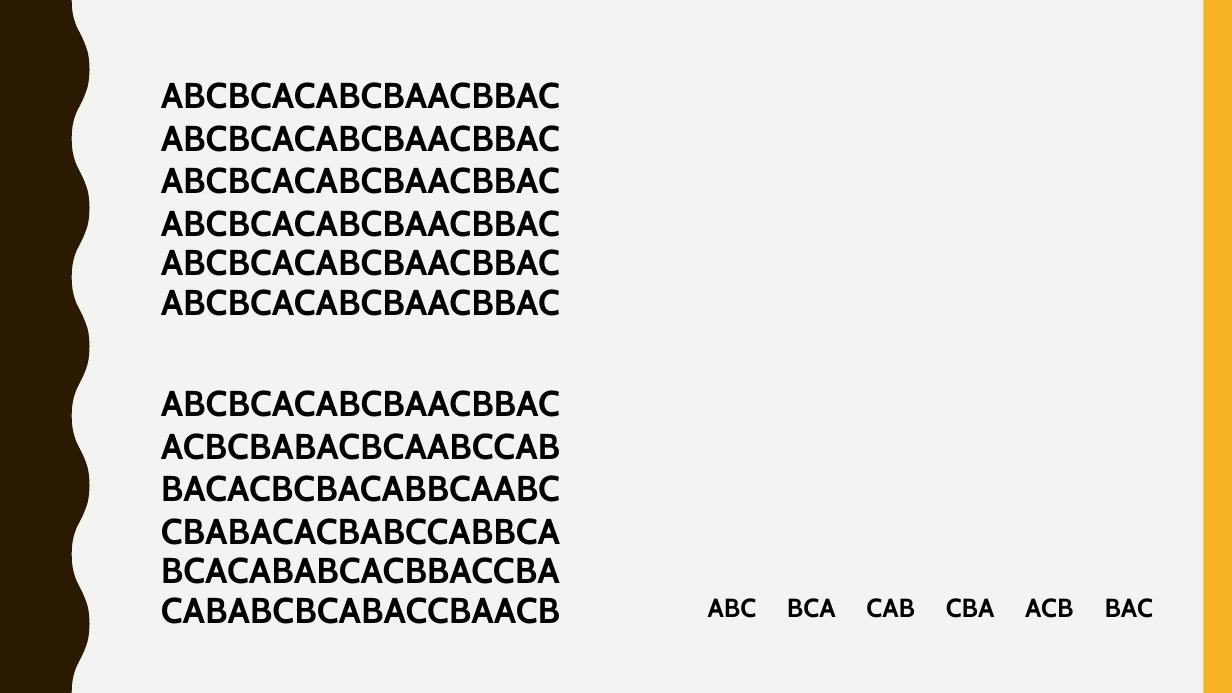
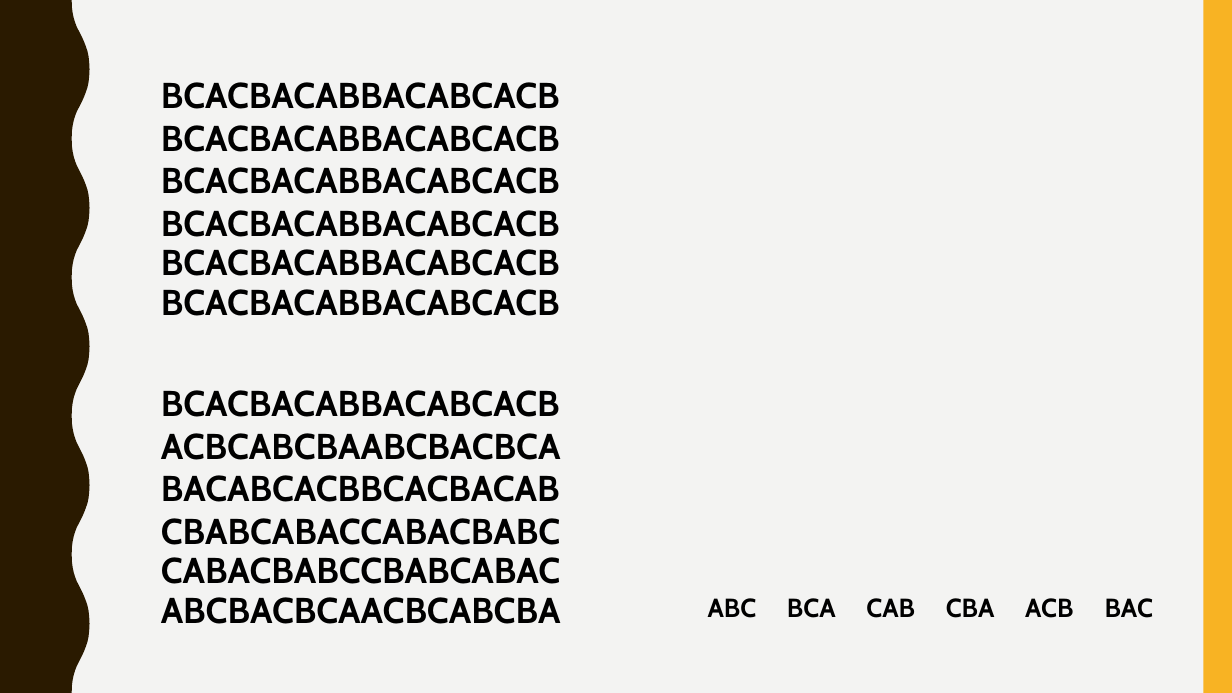
Before and after one commit to lanster42/FMF_zapiski, a slide deck: slide 6 of Seminar/Permutacijsko-pošteni nabori kock.pptx (slide 8 before the commit). Drawn at 1232x693 pixels with LibreOffice and Linux fonts; fonts in the diff are those of the drawing. Boxes give left, top, right and bottom in pixels: in the first picture for what was removed or moved away, otherwise in the second. Text is boxed around its words. In the diff, an @@ line names an element or a change of style, - is before the commit and + after.

```diff
--- a/Seminar/Permutacijsko-pošteni nabori kock.pptx
+++ b/Seminar/Permutacijsko-pošteni nabori kock.pptx
@@ text at bbox=[161, 82, 560, 109]: text changed @@
-ABCBCACABCBAACBBAC
+BCACBACABBACABCACB
@@ text at bbox=[161, 125, 560, 152]: text changed @@
-ABCBCACABCBAACBBAC
+BCACBACABBACABCACB
@@ text at bbox=[161, 167, 560, 194]: text changed @@
-ABCBCACABCBAACBBAC
+BCACBACABBACABCACB
@@ text at bbox=[161, 210, 560, 237]: text changed @@
-ABCBCACABCBAACBBAC
+BCACBACABBACABCACB
@@ text at bbox=[161, 249, 560, 276]: text changed @@
-ABCBCACABCBAACBBAC
+BCACBACABBACABCACB
@@ text at bbox=[161, 289, 560, 316]: text changed @@
-ABCBCACABCBAACBBAC
+BCACBACABBACABCACB
@@ text at bbox=[161, 390, 560, 417]: text changed @@
-ABCBCACABCBAACBBAC
+BCACBACABBACABCACB
@@ text at bbox=[161, 433, 561, 460]: text changed @@
-ACBCBABACBCAABCCAB
+ACBCABCBAABCBACBCA
@@ text at bbox=[161, 475, 560, 502]: text changed @@
-BACACBCBACABBCAABC
+BACABCACBBCACBACAB
@@ text at bbox=[161, 518, 560, 545]: text changed @@
-CBABACACBABCCABBCA
+CBABCABACCABACBABC
@@ text at bbox=[161, 557, 560, 584]: text changed @@
-BCACABABCACBBACCBA
+CABACBABCCBABCABAC
@@ text at bbox=[161, 597, 561, 624]: text changed @@
-CABABCBCABACCBAACB
+ABCBACBCAACBCABCBA
```
Also in this commit, not shown: 1 other slide changed, 2 slides removed, 2 other files.
